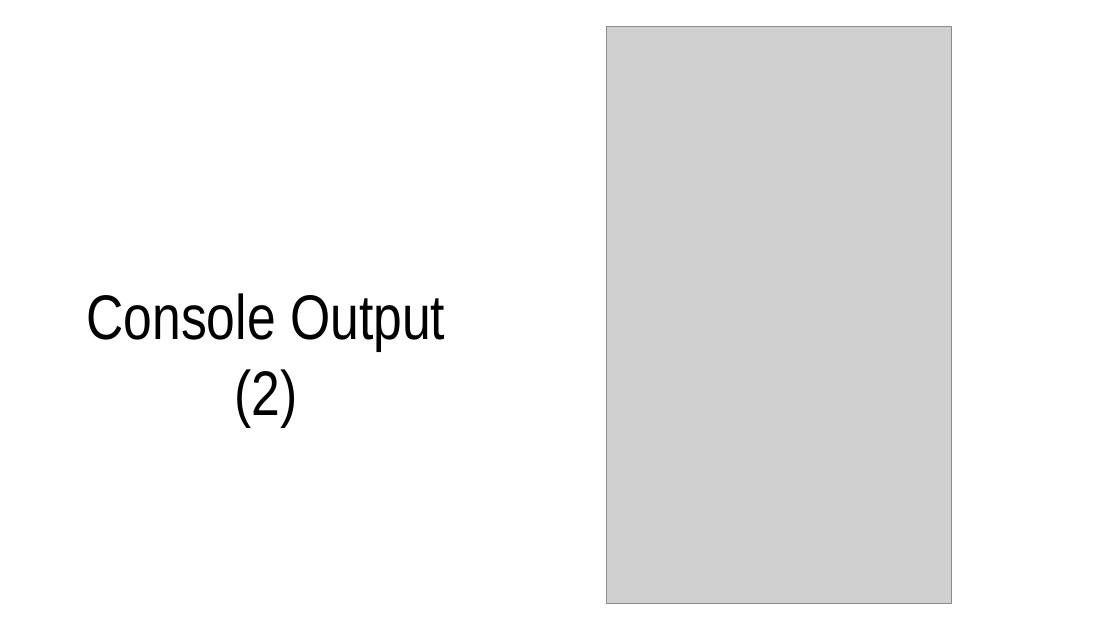
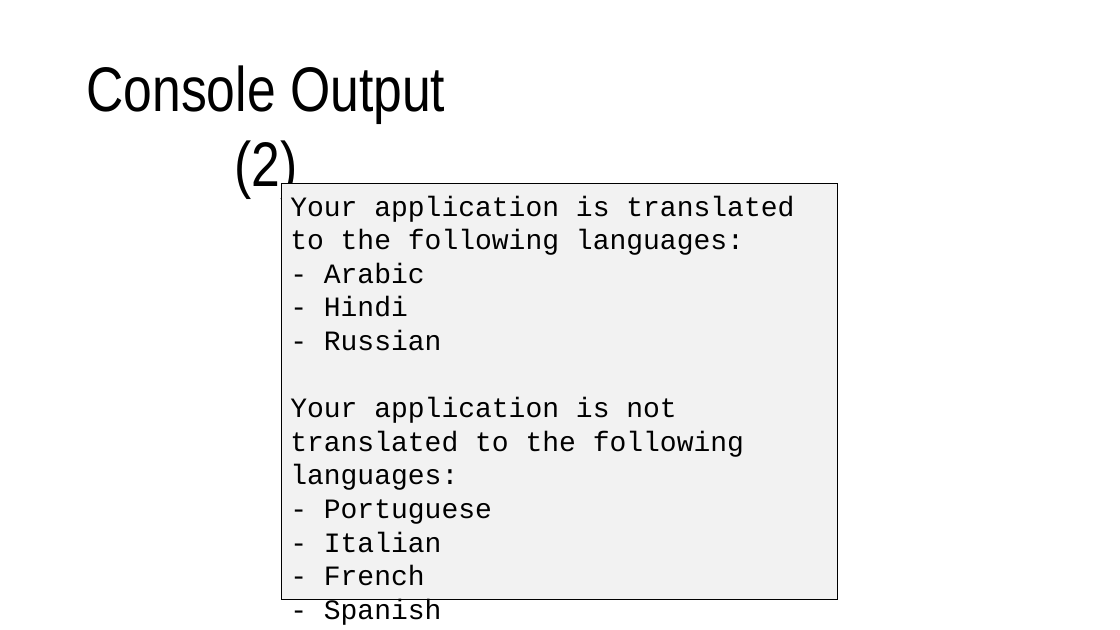
Before and after one commit to TheSoftwareDesignLab/ITDroid, a slide deck: slide 21 of resources/ToolDemo.pptx (slide 12 before the commit). Drawn at 1120x630 pixels with LibreOffice and Linux fonts; fonts in the diff are those of the drawing; grey boxes stand for pictures. Boxes give left, top, right and bottom in pixels: in the first picture for what was removed or moved away, otherwise in the second. Text is boxed around its words. In the diff, an @@ line names an element or a change of style, - is before the commit and + after.

```diff
--- a/resources/ToolDemo.pptx
+++ b/resources/ToolDemo.pptx
@@ picture removed at (607, 27, 951, 603) @@
@@ text "Console Output (2)": place and size @@
-text "Console Output (2)" at (86, 293, 445, 426)
+text "Console Output (2)" at (86, 65, 445, 198)
@@ rectangle added at (282, 184, 839, 600), fill #F2F2F2, outline #000000 0.75 pt, 24 pt, text #000000 @@
+Your application is translated to the following languages:
+- Arabic
+- Hindi
+- Russian
+Your application is not translated to the following languages:
+- Portuguese
+- Italian
+- French
+- Spanish
```
Also in this commit, not shown: 7 other slides changed, 16 slides added, 14 slides removed, 1 other file.
